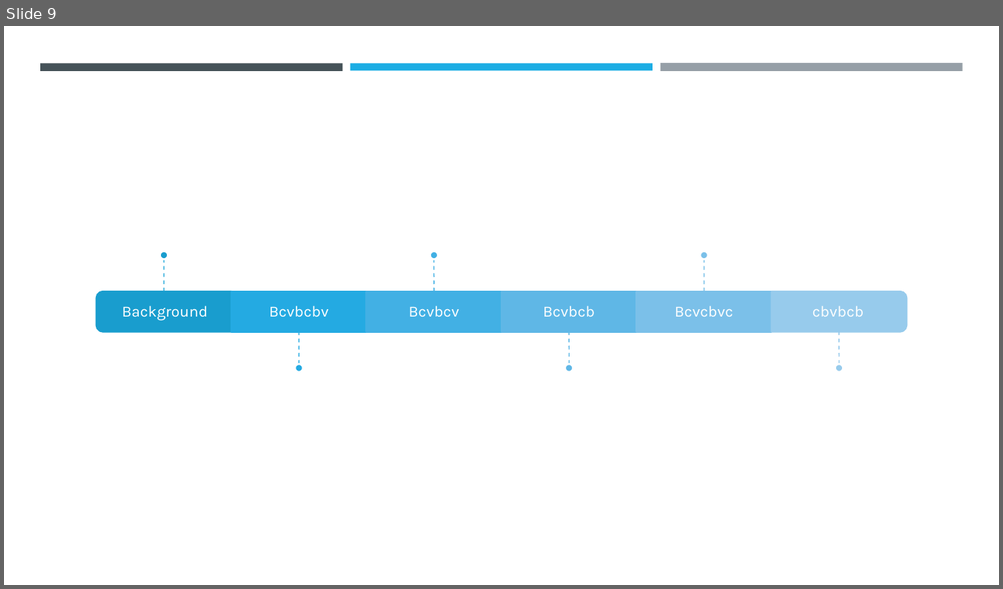
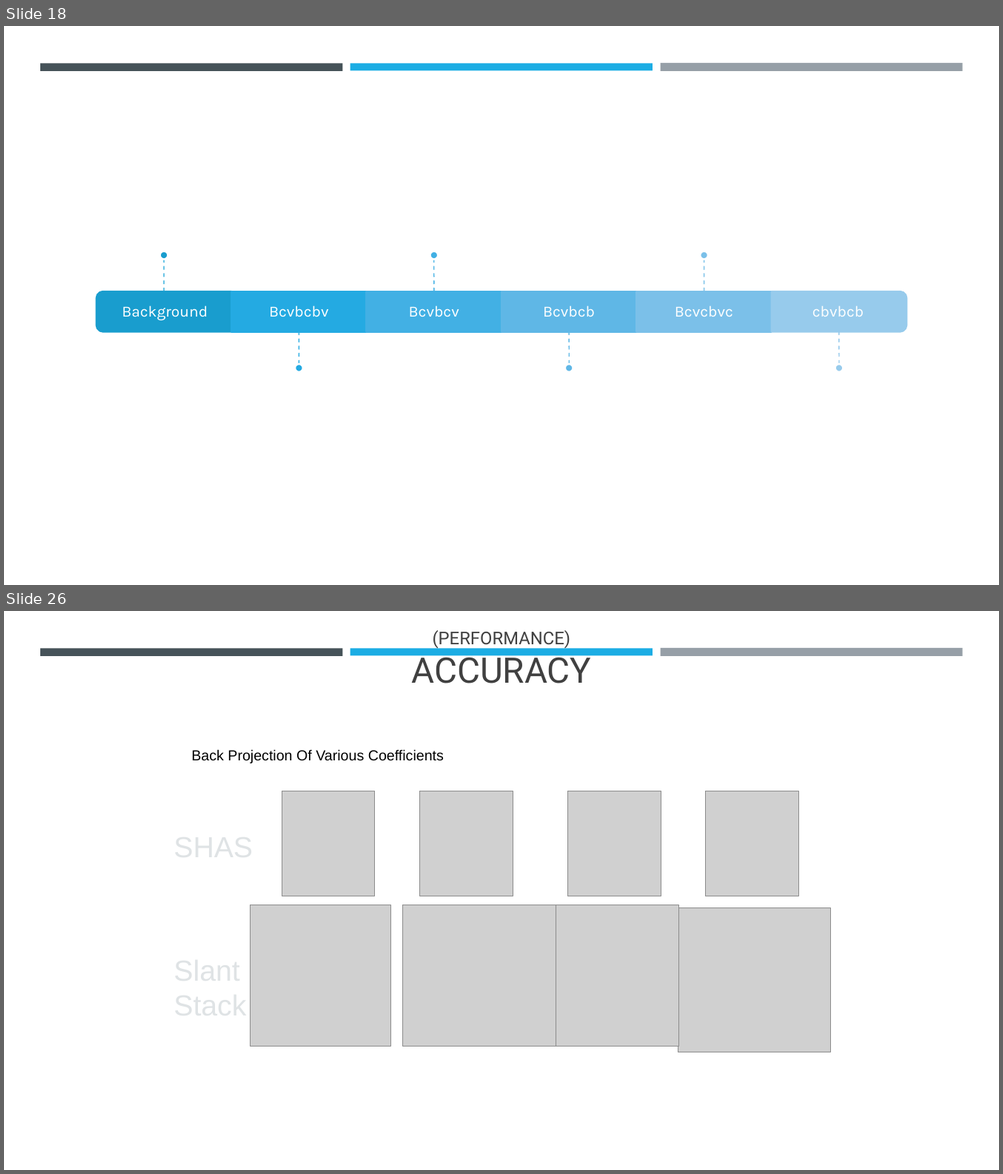
Before and after one commit to gvol11/MGA-MFD, a slide deck: Future Forward.pptx. Shown one above the other, each under a label of ours: slide 9 before the commit, slides 18 and 26 after it; the slides between them are not shown. The pictures are 1003x589 and 1003x1174 pixels, drawn with LibreOffice and Linux fonts; fonts in the diff are those of the drawing; grey boxes stand for pictures. Boxes give left, top, right and bottom in pixels: in the first picture for what was removed or moved away, otherwise in the second. Text is boxed around its words. In the diff, an @@ line names an element or a change of style, - is before the commit and + after.

```diff
--- a/Future Forward.pptx
+++ b/Future Forward.pptx
@@ slide 26 added at (x1=4, y1=611, x2=999, y2=1170), background #FFFFFF; not listed: 3 template elements that a slide beside it also shows @@
@@ title added at (x1=411, y1=630, x2=591, y2=684), 17 pt, text #404040 @@
+(PERFORMANCE)
+ACCURACY
@@ text added at (x1=191, y1=749, x2=444, y2=763), 14 pt, text #000000 @@
+Back Projection Of Various Coefficients
@@ picture added at (x1=282, y1=791, x2=374, y2=896) @@
@@ picture added at (x1=420, y1=791, x2=512, y2=896) @@
@@ picture added at (x1=568, y1=791, x2=660, y2=896) @@
@@ picture added at (x1=706, y1=791, x2=798, y2=896) @@
@@ group added at (x1=250, y1=905, x2=831, y2=1053): 4 pictures @@
@@ what was slide 9 is now slide 18 @@
```
Also in this commit, not shown: 2 slides changed, 20 other slides added.
